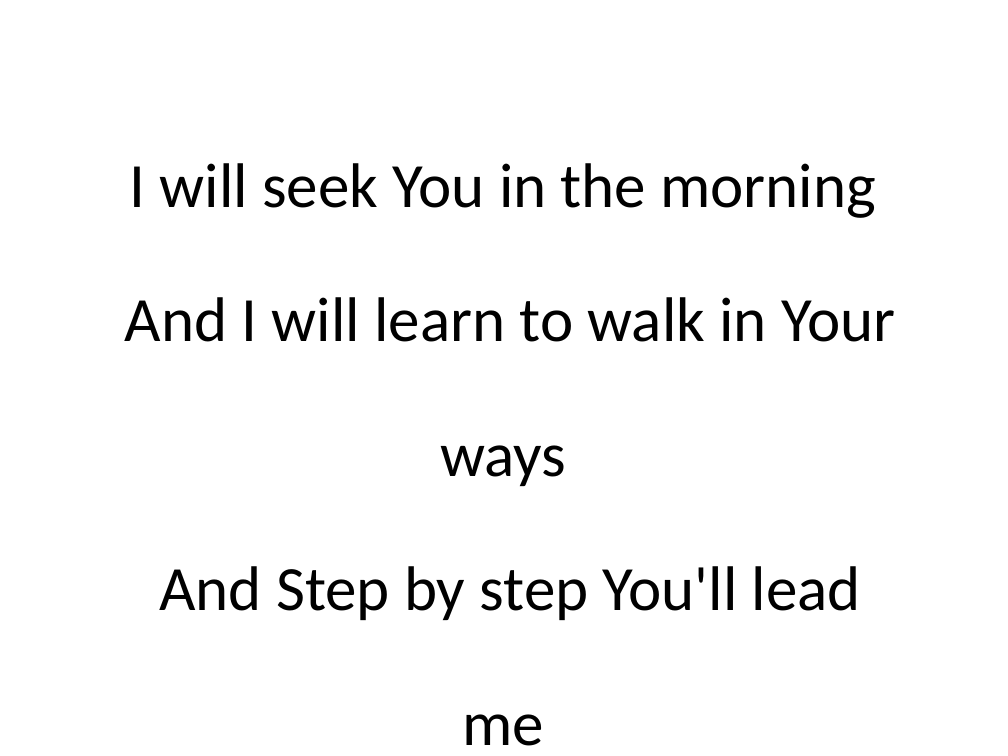
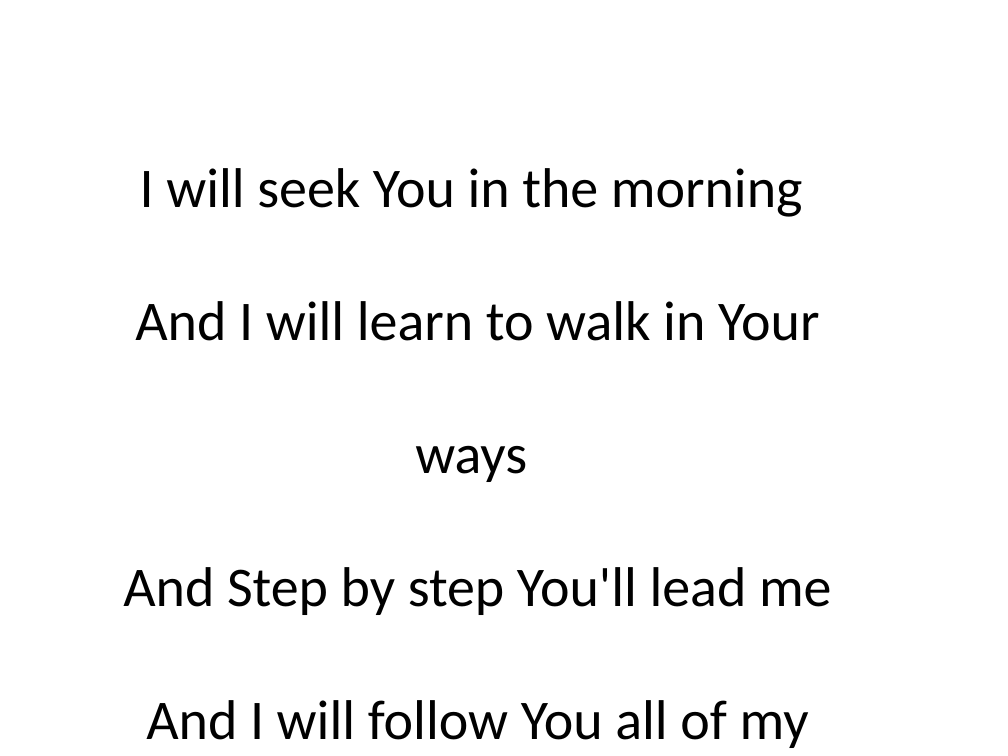
Before and after one commit to mightmay/songpptcreator, a slide deck: slide 6 of finishedppt/WorshipSongs.pptx (slide 8 before the commit). Drawn at 1008x756 pixels with LibreOffice and Linux fonts; fonts in the diff are those of the drawing. Boxes give left, top, right and bottom in pixels: in the first picture for what was removed or moved away, otherwise in the second. Text is boxed around its words. In the diff, an @@ line names an element or a change of style, - is before the commit and + after.

```diff
--- a/finishedppt/WorshipSongs.pptx
+++ b/finishedppt/WorshipSongs.pptx
@@ text "I will seek You in ..." at bbox=[123, 168, 832, 748]: size 45 to 40 pt; line spacing 96pt to 95pt @@
```
Also in this commit, not shown: 5 other slides changed, 25 slides added, 8 slides removed, 5 other files.
